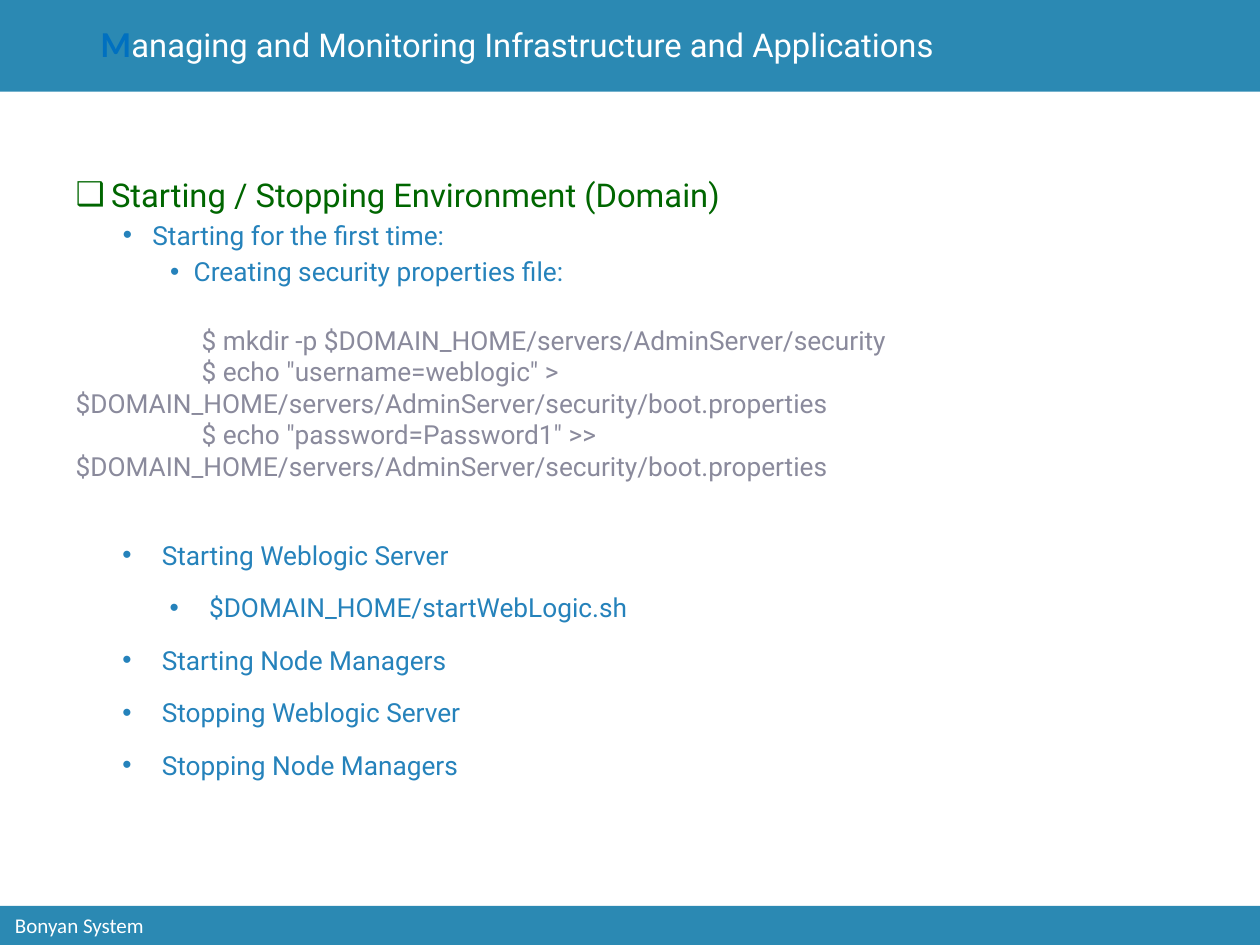
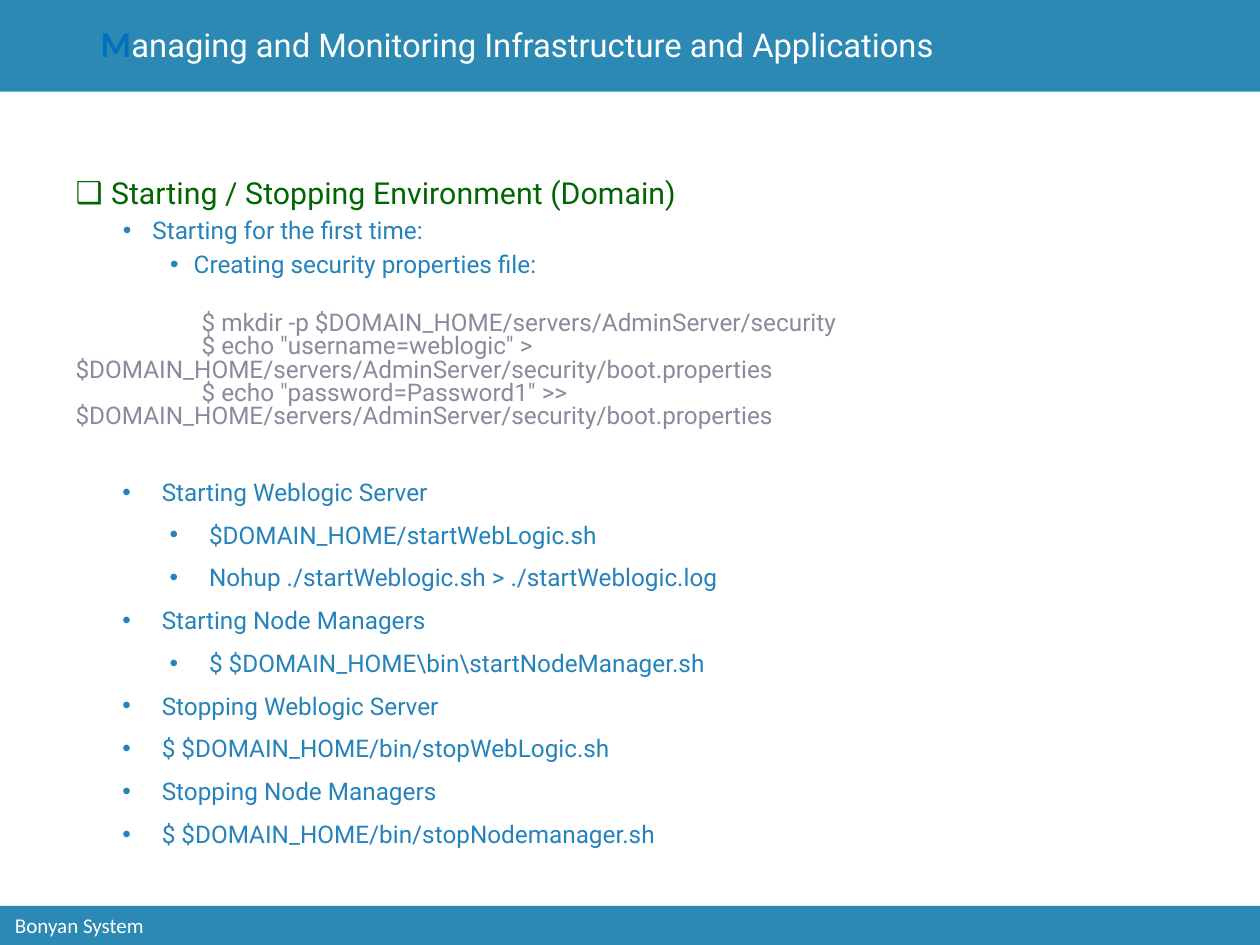
Before and after one commit to catcry/soaTraining, a slide deck: slide 22 of Presentation/soaTrainingPresentation.pptx. Drawn at 1260x945 pixels with LibreOffice and Linux fonts; fonts in the diff are those of the drawing; background and template pictures are left out. Boxes give left, top, right and bottom in pixels: in the first picture for what was removed or moved away, otherwise in the second. Text is boxed around its words. In the diff, an @@ line names an element or a change of style, - is before the commit and + after.

```diff
--- a/Presentation/soaTrainingPresentation.pptx
+++ b/Presentation/soaTrainingPresentation.pptx
@@ text at <box>76,180,836,805</box>: size 18.8 to 17.3 pt in "Starting / Stopping Environment (Domain)"; size 15 to 13.9 pt in "Starting for the first time:", "Creating security properties file:", "$ mkdir -p $DOMAIN_HOME/servers/AdminServer/security", "$ echo "username=weblogic" > $DOMAIN_HOME/servers/AdminServe ..." and 6 more places; line spacing 1 to 0.8; line spacing 1.5 to 1.3 @@
@@ text at <box>209,567,718,591</box>: paragraph added @@
+        • Nohup ./startWeblogic.sh > ./startWeblogic.log
@@ text at <box>229,652,705,677</box>: paragraph added @@
+        • $ $DOMAIN_HOME\bin\startNodeManager.sh
@@ text at <box>181,737,609,762</box>: paragraph added @@
+      • $ $DOMAIN_HOME/bin/stopWebLogic.sh
@@ text at <box>181,823,654,848</box>: paragraph added @@
+      • $ $DOMAIN_HOME/bin/stopNodemanager.sh
```
Also in this commit, not shown: 1 other slide changed, 6 slides added, 2 other files.
